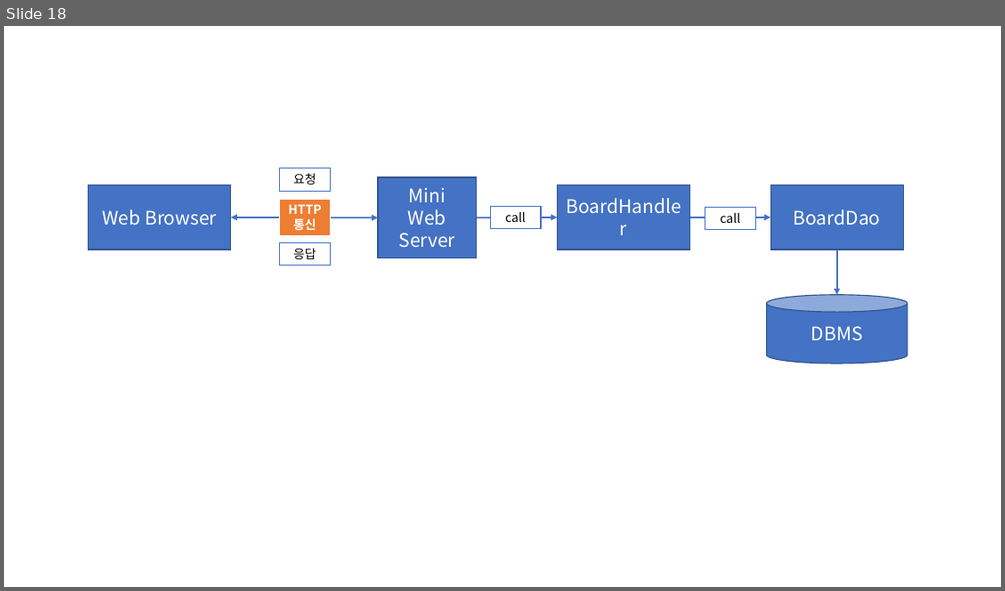
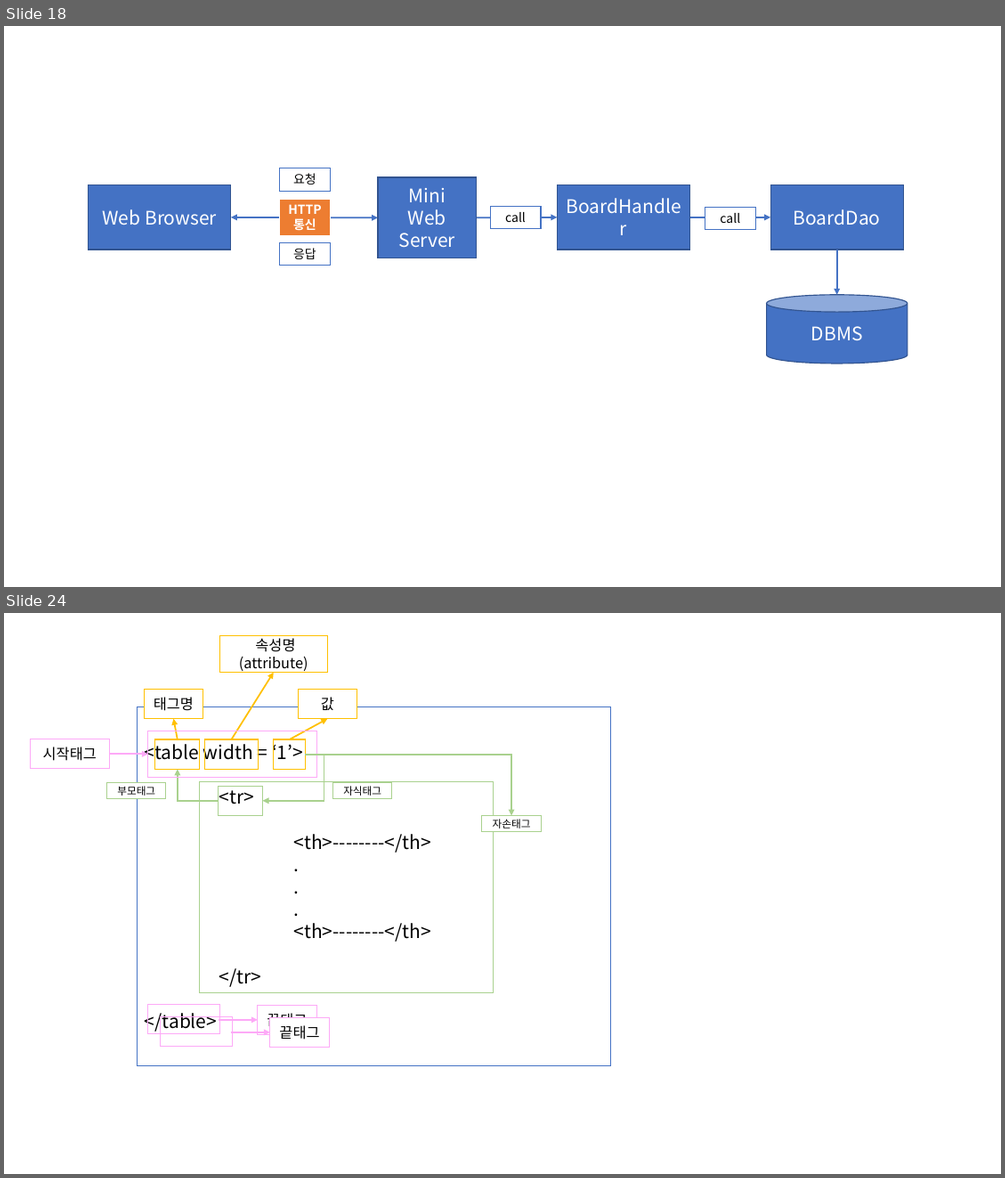
Before and after one commit to Dingadung/2022-study-workspace, a slide deck: study-note/자바/2022-09-15 내용정리.pptx. Shown one above the other, each under a label of ours: slide 18 before the commit, slides 18 and 24 after it; the slides between them are not shown. The pictures are 1005x591 and 1005x1178 pixels, drawn with LibreOffice and Linux fonts; fonts in the diff are those of the drawing. Boxes give left, top, right and bottom in pixels: in the first picture for what was removed or moved away, otherwise in the second. Text is boxed around its words. In the diff, an @@ line names an element or a change of style, - is before the commit and + after.

```diff
--- a/study-note/자바/2022-09-15 내용정리.pptx
+++ b/study-note/자바/2022-09-15 내용정리.pptx
@@ slide 24 added at <box>4,613,1001,1174</box>, background #FFFFFF @@
@@ rectangle added at <box>219,635,327,672</box>, fill #FFFFFF, outline #FFC000 1 pt, 14 pt, text #000000 @@
+속성명(attribute)
@@ rectangle added at <box>144,690,202,719</box>, fill #FFFFFF, outline #FFC000 1 pt, 14 pt, text #000000 @@
+태그명
@@ arrow added from (231, 739) to (273, 672), #FFC000 1.5 pt @@
@@ rectangle added at <box>298,690,357,719</box>, fill #FFFFFF, outline #FFC000 1 pt, 14 pt, text #000000 @@
+값
@@ rectangle added at <box>138,707,611,1066</box>, fill #FFFFFF, outline #4472C4 1 pt, 18 pt, text #000000 @@
+<table width = ‘1’>
+<tr>
+<th>--------</th>
+.
+.
+.
+<th>--------</th>
+</tr>
+</table>
@@ arrow added from (178, 739) to (174, 718), #FFC000 1.5 pt @@
@@ arrow added from (290, 739) to (328, 718), #FFC000 1.5 pt @@
@@ rectangle added at <box>30,739,109,770</box>, fill #FFFFFF, outline #FDA9F7 1 pt, 14 pt, text #000000 @@
+시작태그
@@ rectangle added at <box>148,730,316,777</box>, outline #FDA9F7 1 pt @@
@@ rectangle added at <box>155,739,199,770</box>, outline #FFC000 1 pt @@
@@ rectangle added at <box>205,739,259,770</box>, outline #FFC000 1 pt @@
@@ rectangle added at <box>273,739,305,770</box>, outline #FFC000 1 pt @@
@@ arrow added from (109, 754) to (148, 754), #FDA9F7 1.5 pt @@
@@ elbow arrow added from (218, 801) to (178, 770), #A9D18E 1.5 pt @@
@@ elbow arrow added from (306, 755) to (263, 801), #A9D18E 1.5 pt @@
@@ elbow arrow added from (306, 755) to (512, 816), #A9D18E 1.5 pt @@
@@ rectangle added at <box>107,783,166,799</box>, fill #FFFFFF, outline #A9D18E 1 pt, 10 pt, text #000000 @@
+부모태그
@@ rectangle added at <box>200,781,494,992</box>, outline #A9D18E 1 pt @@
@@ rectangle added at <box>218,786,263,816</box>, outline #A9D18E 1 pt @@
@@ rectangle added at <box>333,783,392,799</box>, fill #FFFFFF, outline #A9D18E 1 pt, 10 pt, text #000000 @@
+자식태그
@@ rectangle added at <box>482,816,541,832</box>, fill #FFFFFF, outline #A9D18E 1 pt, 10 pt, text #000000 @@
+자손태그
@@ rectangle added at <box>148,1004,220,1034</box>, outline #FDA9F7 1 pt @@
@@ rectangle added at <box>258,1005,316,1035</box>, fill #FFFFFF, outline #FDA9F7 1 pt, 14 pt, text #000000 @@
+끝태그
@@ rectangle added at <box>161,1017,232,1046</box>, outline #FDA9F7 1 pt @@
@@ arrow added from (218, 1020) to (258, 1020), #FDA9F7 1.5 pt @@
@@ arrow added from (231, 1032) to (270, 1032), #FDA9F7 1.5 pt @@
@@ rectangle added at <box>270,1018,329,1047</box>, fill #FFFFFF, outline #FDA9F7 1 pt, 14 pt, text #000000 @@
+끝태그
```
Also in this commit, not shown: 1 slide changed, 4 other slides added, 3 slides removed, 1 other file.
